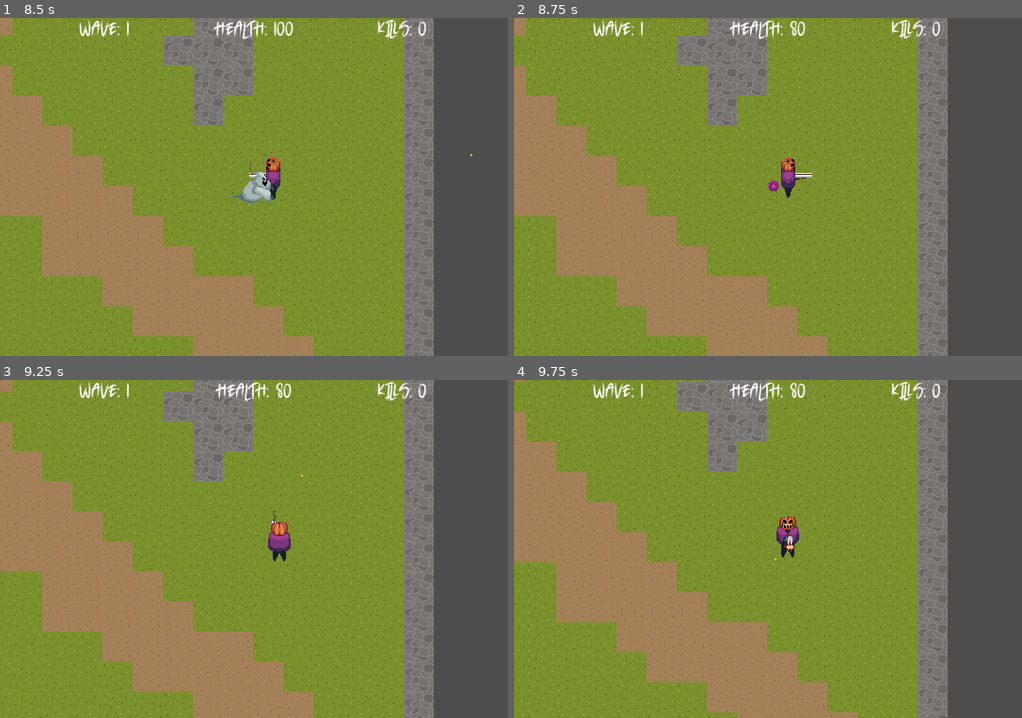
Above: before the commit, frames 1-4 (two rows, left to right).
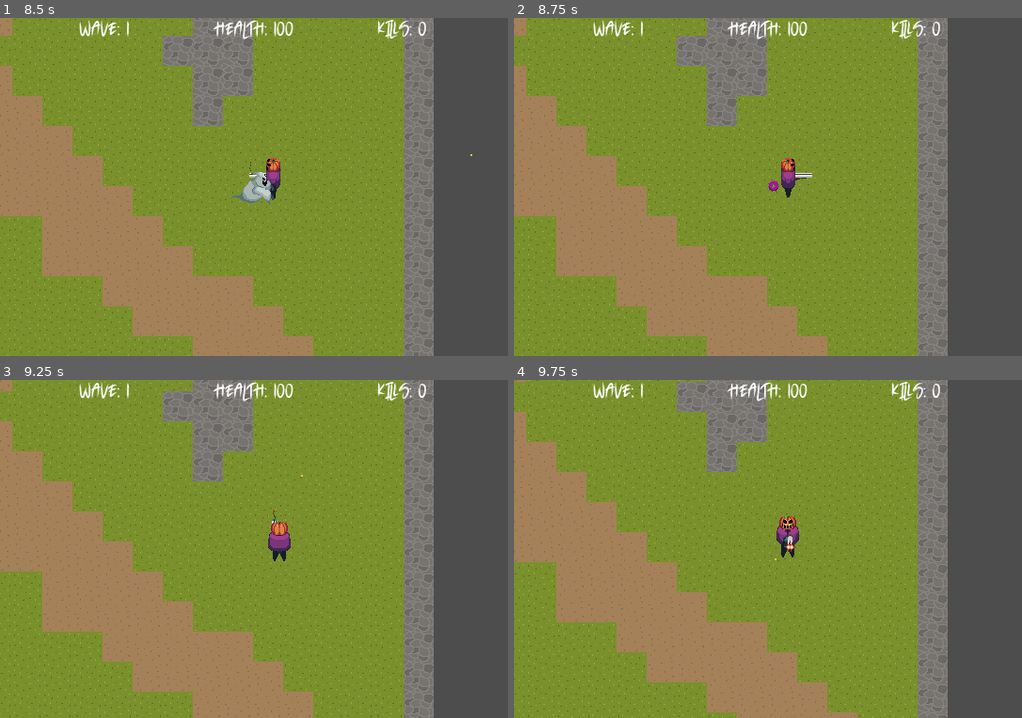
Above: after the commit, the same moments.

Repository: joshuardecker/eternal-harvest
Game: Godot game, scene res://Start/start.tscn
Same seed, same stepped clock (60 frames per second), same inputs: the game is played once before the commit and once after it.
Inputs (mouse positions are in pixels of both pictures, inside the frame that each line leads up to):
- Up to frame 1 (8.5 s): click "Start Game" at 0.5 s; tap Enter at 1.25 s; move the mouse to (365, 170) at 1.27 s; hold D (right) 1.28-2.03 s; click (365, 170) at 1.35 s; move the mouse to (152, 203) at 2.02 s; hold S (down) 2.03-2.78 s; click (152, 203) at 2.1 s; move the mouse to (304, 112) at 2.77 s; hold D (right) 2.78-3.53 s; click (304, 112) at 2.85 s; move the mouse to (228, 254) at 3.52 s; hold W (up) 3.53-4.28 s; click (228, 254) at 3.6 s; move the mouse to (406, 237) at 4.27 s; hold A (left) 4.28-5.78 s; click (406, 237) at 4.35 s; move the mouse to (101, 136) at 5.02 s; click (101, 136) at 5.1 s; move the mouse to (279, 187) at 5.77 s; hold S (down) 5.78-6.53 s; click (279, 187) at 5.85 s; move the mouse to (177, 102) at 6.52 s; hold D (right) 6.53-7.28 s; click (177, 102) at 6.6 s; move the mouse to (365, 170) at 7.27 s; hold W (up) 7.28-8.03 s; click (365, 170) at 7.35 s; move the mouse to (152, 203) at 8.02 s; hold D (right) from 8.03 s (still down); click (152, 203) at 8.1 s
- Up to frame 2 (8.75 s): keep holding D (right)
- Up to frame 3 (9.25 s): move the mouse to (304, 474) at 8.77 s; release D (right) at 8.78 s; hold S (down) from 8.78 s (still down); click (304, 474) at 8.85 s
- Up to frame 4 (9.75 s): move the mouse to (742, 616) at 9.52 s; release S (down) at 9.53 s; hold A (left) from 9.53 s (still down); click (742, 616) at 9.6 s

Frame 1 is identical in both runs. In frame 2, 0.4% of the frame differs, in the area x 42-58%, y 0-7%; in frame 3, 0.5%; in frame 4, 0.4%.

Commit message:
Now uses the stats manager instead of directly accessing the hud

Diff:
--- a/Player/player.gd
+++ b/Player/player.gd
@@ -6,9 +6,14 @@
 ## at is handled.
 class_name Player
 
+## When the player shoots.
+signal shoot
+signal took_damage(health_now: float)
+## When the player dies.
+signal is_dead
+
 ## Pixels per second the player moves.
 @export var speed: float = 100
-
 @onready var animation_tree = $AnimationTree
 
 # Engines:
@@ -17,14 +22,15 @@
 # The last direction the player moved, that way the correct idle direction can be displayed.
 var last_moving_velocity: Vector2
 
-## When the player shoots.
-signal shoot
-signal took_damage(health_now: float)
-## When the player dies.
-signal is_dead
+var stats_manager: StatsManager
 
 func _ready():
-	pass
+	# Load the stats manager.
+	stats_manager = get_tree().get_first_node_in_group("StatsManager")
+
+	# If the stats manager could not be loaded.
+	if not stats_manager:
+		push_error("The player could not find the stats manager!")
 
 func _process(_delta):
 	check_if_shoot()
@@ -77,13 +83,4 @@
 		shoot.emit()
 
 func _on_health_engine_took_damage(new_health: float):
-	update_hud_health(new_health)
-
-func update_hud_health(new_health: float):
-	var hud: HUD = get_tree().get_first_node_in_group("HUD")
-
-	# If the hud was not loaded.
-	if not hud:
-		push_error("The player can not load the hud!")
-
-	hud.update_player_health(new_health)
+	stats_manager.update_player_health(new_health)
